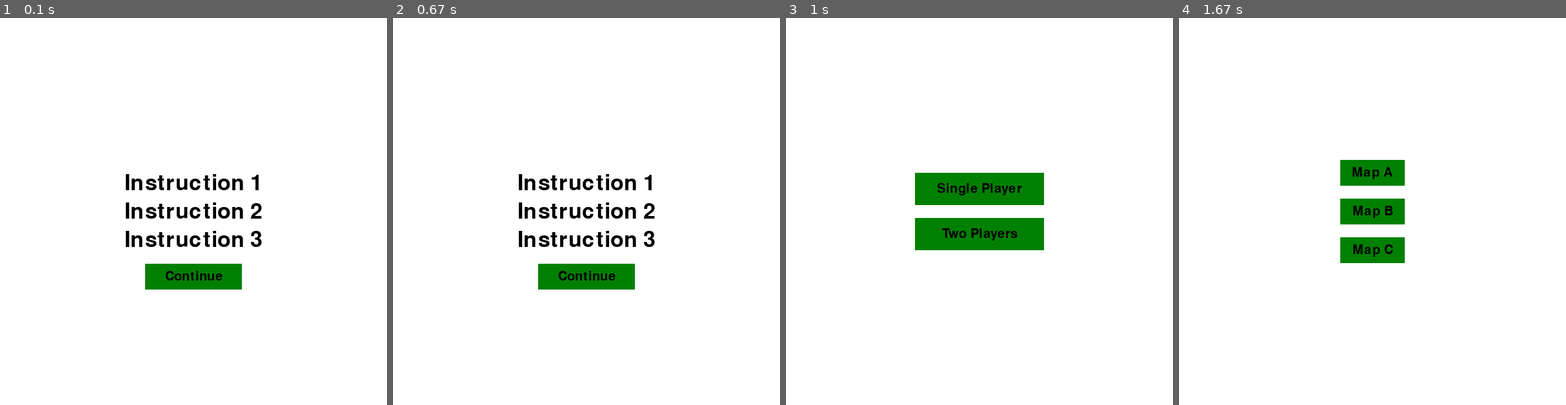
Above: before the commit, frames 1-4 (left to right).
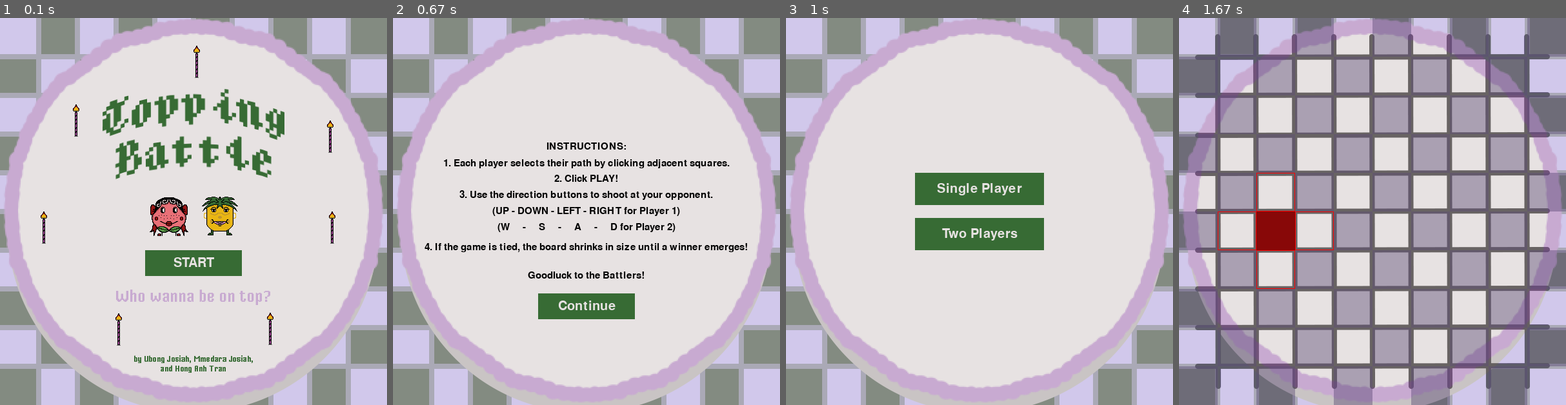
Above: after the commit, the same moments.

Repository: ubongjc/Pygame
Game: pygame game, started from main.py
Same seed, same stepped clock (60 frames per second), same inputs: the game is played once before the commit and once after it.
Inputs (mouse positions are in pixels of both pictures, inside the frame that each line leads up to):
- Up to frame 1 (0.1 s): no input
- Up to frame 2 (0.67 s): click (586, 261) at 0.38 s, where only the run after the commit has a clickable "START"
- Up to frame 3 (1 s): click "Continue" at 0.72 s
- Up to frame 4 (1.67 s): click "Two Players" at 1.05 s; click (1279, 215) at 1.38 s

The runs differ from the first frame. In frame 1, 100% of the frame differs, in the area x 0-100%, y 0-100%; in frame 2, 100%; in frame 3, 100%; in frame 4, 100%.

Commit message:
Finishing touches

Diff:
--- a/button.py
+++ b/button.py
@@ -1,4 +1,6 @@
 import pygame
+
+import constants
 from constants import *
 
 
@@ -9,13 +11,13 @@
         self.width = width
         self.height = height
         self.text = text
-        self.color = color
+        self.color = constants.BUTTON_COLOR
         self.font_size = font_size
 
     def draw(self, surface):
         pygame.draw.rect(surface, self.color, (self.x, self.y, self.width, self.height))
         font = pygame.font.Font(None, self.font_size)
-        text = font.render(self.text, True, BLACK)
+        text = font.render(self.text, True, constants.BUTTON_TEXT_COLOR)
         text_rect = text.get_rect(center=(self.x + self.width // 2, self.y + self.height // 2))
         surface.blit(text, text_rect)
 
--- a/constants.py
+++ b/constants.py
@@ -12,3 +12,5 @@
 RED = (255, 0, 0)
 BLACK = (0, 0, 0)
 BLUE = (0, 0, 255)
+BUTTON_TEXT_COLOR = (231, 226, 226)
+BUTTON_COLOR = (55, 107, 52)
--- a/game_mode_selection_screen.py
+++ b/game_mode_selection_screen.py
@@ -9,6 +9,7 @@
     def __init__(self):
         self.game_modes = ["Single Player", "Two Players"]
         self.buttons = []
+        self.background_image = pygame.image.load("images/background_playmode.png")
         self.create_buttons()
 
     def create_buttons(self):
@@ -25,7 +26,7 @@
             self.buttons.append(button)
 
     def draw(self, surface):
-        surface.fill(constants.WHITE)
+        surface.blit(self.background_image, (0, 0))
         for button in self.buttons:
             button.draw(surface)
 
--- /dev/null
+++ b/intro.py
@@ -0,0 +1,29 @@
+import pygame
+import constants
+from constants import *
+from button import Button
+
+
+class IntroScreen:
+    def __init__(self):
+        self.button = None
+        self.create_buttons()
+        self.intro_image = pygame.image.load("images/intro.png")
+
+    def create_buttons(self):
+        button_width = 200
+        button_height = 50
+        button_y_spacing = 20
+        start_y = 400
+        button_x = (SCREEN_SIZE - button_width) // 2
+        button_y = 400
+        self.button = Button(button_x, button_y, button_width, button_height, "START", (0, 128, 0), 30)
+
+    def draw(self, surface):
+        surface.blit(self.intro_image, (0, 0))
+        self.button.draw(surface)
+
+    def check_click(self, x, y):
+        if self.button.is_clicked(x, y):
+            return True
+        return False
--- a/main.py
+++ b/main.py
@@ -45,6 +45,18 @@
     if show_instructions and instruction_button.is_clicked(x, y):
         return False, True
     return True, False
+
+
+def handle_intro_button_click(show_intro, intro_button, x, y):
+    if show_intro and intro_button.is_clicked(x, y):
+        return False, True
+    return True, False
+
+
+def handle_replay_button_click(show_button, x, y):
+    if show_button and show_button.is_clicked(x, y):
+        return True
+    return False
 
 
 def handle_play_button_click(play_button, x, y, player, player2, computer_player, play_mode, grid):
@@ -66,6 +78,8 @@
         return False, True, 0, pygame.time.get_ticks()
     return True, play_mode, -1, -1
 
+# def handle_replay_button_clicked(replay_button, x, y, ):
+
 
 def handle_next_button_click(next_button, x, y, player, computer_player, play_mode):
     if next_button and next_button.is_clicked(x, y) and len(player.path) >= constants.MAX_MOVES and not play_mode:
@@ -79,7 +93,7 @@
     if show_game_mode_selection:
         selected, selected_mode = game_mode_selection_screen.check_click(x, y)
         if selected and selected_mode:
-            return False, True, False, selected_mode
+            return False, False, False, selected_mode
     return True, False, False, None
 
 
@@ -183,9 +197,12 @@
 
 
 def update_grid_and_screen(screen, player, player2, computer_player, grid, player_image, computer_player_image,
-                           show_lines, play_mode, play_index, play_timer):
+                           show_lines, play_mode, play_index, play_timer, replay_clicked, play_button, replay_button):
+    if constants.GRID_SIZE == 6:
+        constants.GRID_SIZE = 11
+    if not replay_clicked:
+        constants.GRID_SIZE -= 1
     if constants.GRID_SIZE > 5:
-        constants.GRID_SIZE -= 1
         constants.SCREEN_SIZE = constants.GRID_SIZE * constants.CELL_SIZE
         constants.MAX_MOVES = constants.GRID_SIZE * 2
         constants.MAX_BULLETS = constants.MAX_MOVES // 2
@@ -195,27 +212,45 @@
         computer_player = ComputerPlayer(computer_player_image, -1, -1)
         grid = Grid(constants.GRID_SIZE, player, player2, computer_player)
         show_lines = True
+        play_button = None
         play_mode = False
         play_index = 0
         play_timer = 0
-    return screen, player, player2, computer_player, grid, show_lines, play_mode, play_index, play_timer
+        replay_button = None
+        replay_clicked = False
+
+    return screen, player, player2, computer_player, grid, show_lines, play_mode, play_index, play_timer, \
+        replay_clicked, play_button, replay_button
 
 
 def reset_game(screen, player, player2, computer_player, grid, player_image, computer_player_image, show_lines,
-               play_mode, play_index, play_timer):
+               play_mode, play_index, play_timer, replay_clicked, play_button, replay_button):
     if not grid.winner and play_index == len(player.path) and play_index > 0:
         round_number = 11 - (constants.MAX_BULLETS - 1)
+        txt = ""
+        delay = 2000
+        if constants.GRID_SIZE == 6:
+            txt = "There was no winner"
+            round_number = 1
+            delay = 4000
         texts = [
+            txt,
             f"Draw - Round {round_number}",
-            f"{constants.MAX_MOVES - 2} moves"
+            f"{constants.MAX_MOVES - 2} moves",
         ]
-        display_centered_texts(screen, texts, font_size=50, color=constants.BLACK)
+
+        display_centered_texts(screen, texts, font_size=26, color=constants.BLACK)
         pygame.display.flip()
-        pygame.time.wait(2000)  # Wait for 2 seconds (2000 ms)
-        screen, player, player2, computer_player, grid, show_lines, play_mode, play_index, play_timer = \
-            update_grid_and_screen(screen, player, player2, computer_player, grid, player_image, computer_player_image,
-                                   show_lines, play_mode, play_index, play_timer)
-    return screen, player, player2, computer_player, grid, show_lines, play_mode, play_index, play_timer
+        pygame.time.wait(delay)  # Wait for 2(4) seconds
+
+        screen, player, player2, computer_player, grid, show_lines, play_mode, play_index, play_timer, \
+            replay_clicked, play_button, replay_button = \
+            update_grid_and_screen(screen, player, player2, computer_player, grid, player_image,
+                                   computer_player_image,
+                                   show_lines, play_mode, play_index, play_timer, replay_clicked, play_button,
+                                   replay_button)
+    return screen, player, player2, computer_player, grid, show_lines, play_mode, play_index, play_timer, \
+        replay_clicked, play_button, replay_button
 
 
 def update_play_index_and_draw_grid(screen, grid, play_index, play_timer, play_interval, clock, player, background_image):
@@ -241,6 +276,7 @@
     replay_button_y = last_line_y + 20  # Add some space (20 pixels) between the last line and the button
     replay_button = Button((constants.SCREEN_SIZE - 150) // 2, replay_button_y, 150, 40, "Play Again", (0, 128, 0), 30)
     replay_button.draw(screen)
+    return replay_button
 
 
 def draw_game_elements(screen, grid, player, player2, show_lines, clock, selected_game_mode, background_image):
@@ -271,14 +307,21 @@
 
 def display_scaled_background_and_button(screen, background_image, instructions):
     scaled_background = pygame.transform.scale(background_image, (constants.SCREEN_SIZE, constants.SCREEN_SIZE))
-    # screen.blit(scaled_background, (0, 0))
-    screen.fill(constants.WHITE)
-    last_line_y = display_centered_texts(screen, instructions, font_size=50, color=constants.BLACK)
+    screen.blit(background_image, (0, 0))
+    # screen.fill(constants.WHITE)
+    last_line_y = display_centered_texts(screen, instructions, font_size=22, color=constants.BLACK)
     instruction_button_y = last_line_y + 20  # Add some space (20 pixels) between the last line and the button
     instruction_button = Button((constants.SCREEN_SIZE - 150) // 2, instruction_button_y, 150, 40, "Continue",
                                 (0, 128, 0), 30)
     instruction_button.draw(screen)
     return instruction_button
+
+
+def display_intro_background_and_button(screen, intro_image):
+    screen.blit(intro_image, (0, 0))
+    intro_button = Button((constants.SCREEN_SIZE - 150) // 2, 360, 150, 40, "START", (0, 128, 0), 30)
+    intro_button.draw(screen)
+    return intro_button
 
 
 def display_centered_texts(screen, texts, font_size, color, line_spacing=10):
@@ -323,6 +366,7 @@
     player_image = "images/user_2.png"
     computer_player_image = "images/user_1.png"
     background_image = pygame.image.load("images/background_playmode.png")
+    intro_image = pygame.image.load("images/intro.png")
     player = UserPlayer(player_image, -1, -1)
     player2 = None
     computer_player = ComputerPlayer("images/user_1.png", -1, -1)
@@ -339,13 +383,23 @@
     map_selection_screen = MapSelectionScreen()
     shoot_event = pygame.USEREVENT + 2
     pygame.time.set_timer(shoot_event, random.randint(1000, 3000))
-    show_instructions = True
-    instructions = ["Instruction 1", "Instruction 2", "Instruction 3"]
+    show_instructions = False
+    instructions = ["INSTRUCTIONS:", "1. Each player selects their path by clicking adjacent squares.",
+                    "2. Click PLAY!",
+                    "3. Use the direction buttons to shoot at your opponent.",
+                    "(UP - DOWN - LEFT - RIGHT for Player 1)",
+                    "(W     -     S     -     A     -     D for Player 2)",
+                    "4. If the game is tied, the board shrinks in size until a winner emerges!",
+                    "",
+                    "Goodluck to the Battlers!"]
     instruction_button = None
     replay_button = None
+    replay_clicked = False
     show_game_mode_selection = False
     selected_game_mode = None
     game_mode_selection_screen = GameModeSelectionScreen()
+    show_intro = True
+    intro_button = None
 
     while True:
         for event in pygame.event.get():
@@ -358,7 +412,14 @@
             if event.type == pygame.MOUSEBUTTONDOWN:
                 x, y = pygame.mouse.get_pos()
 
-                if show_instructions:
+                if replay_button:
+                    replay_clicked = handle_replay_button_click(replay_button, x, y)
+
+                if show_intro:
+                    show_intro, show_instructions = \
+                        handle_intro_button_click(show_intro, intro_button, x, y)
+
+                if show_instructions and instruction_button:
                     show_instructions, show_game_mode_selection = \
                         handle_instruction_button_click(show_instructions, instruction_button, x, y)
 
@@ -389,20 +450,34 @@
             screen = resize_screen(event, screen)
 
         if grid and grid.winner:
-            display_result_text(grid, screen)
+            replay_button = display_result_text(grid, screen)
+
+        if replay_clicked:
+            screen, player, player2, computer_player, grid, show_lines, play_mode, play_index, play_timer, \
+                replay_clicked, play_button, replay_button = \
+                update_grid_and_screen(screen, player, player2, computer_player, grid, player_image,
+                                       computer_player_image,
+                                       show_lines, play_mode, play_index, play_timer, replay_clicked, play_button,
+                                       replay_button)
+
         # reset game
-        screen, player, player2, computer_player, grid, show_lines, play_mode, play_index, play_timer = \
+        screen, player, player2, computer_player, grid, show_lines, play_mode, play_index, play_timer, replay_clicked, \
+            play_button, replay_button = \
             reset_game(screen, player, player2, computer_player, grid, player_image, computer_player_image, show_lines,
-                       play_mode, play_index, play_timer)
+                       play_mode, play_index, play_timer, replay_clicked, play_button, replay_button)
 
         # Update the screen
-        if show_instructions:
+        if show_intro:
+            intro_button = display_intro_background_and_button(screen, intro_image)
+        elif show_instructions:
             instruction_button = display_scaled_background_and_button(screen, background_image, instructions)
         elif show_game_mode_selection:
             game_mode_selection_screen.draw(screen)
-        elif show_map_selection:
-            map_selection_screen.draw(screen)
+        # elif show_map_selection:
+        #     map_selection_screen.draw(screen)
         elif play_mode:
+            play_button = None
+            next_button = None
             background_image = pygame.image.load("images/background_playmode.png")
             play_index, play_timer, show_lines = \
                 update_play_index_and_draw_grid(screen, grid, play_index, play_timer, play_interval, clock, player,
Binary file added: images/intro.png
